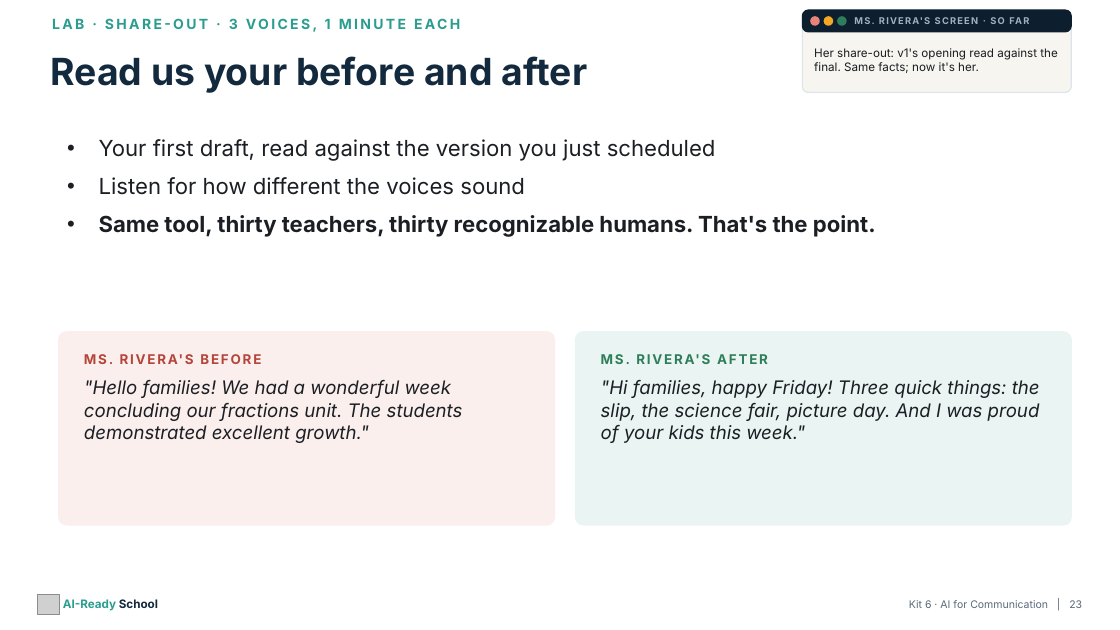
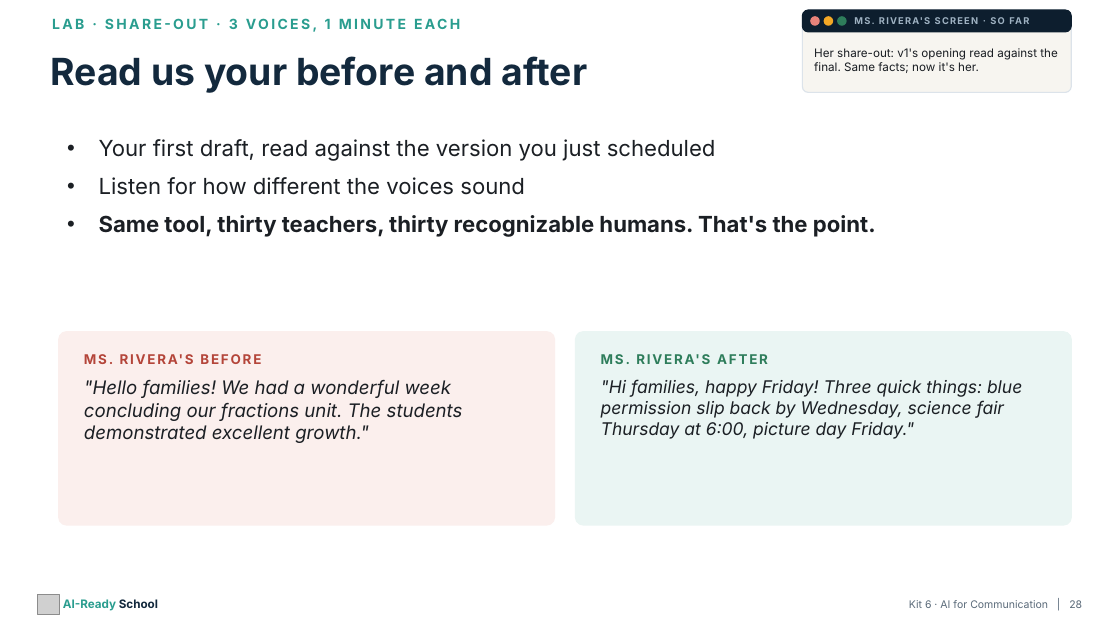
Before and after one commit to aspinozzi1/Ai-School-Ready, a slide deck: slide 28 of kits/kit06/Kit06_PresentationDeck.pptx (slide 23 before the commit). Drawn at 1120x630 pixels with LibreOffice and Linux fonts; fonts in the diff are those of the drawing; grey boxes stand for pictures. Boxes give left, top, right and bottom in pixels: in the first picture for what was removed or moved away, otherwise in the second. Text is boxed around its words. In the diff, an @@ line names an element or a change of style, - is before the commit and + after.

```diff
--- a/kits/kit06/Kit06_PresentationDeck.pptx
+++ b/kits/kit06/Kit06_PresentationDeck.pptx
@@ text at box(601, 379, 1022, 439): text changed; size 16 to 15 pt @@
-"Hi families, happy Friday! Three quick things: the slip, the science fair, picture day. And I was proud of your kids this week."
+"Hi families, happy Friday! Three quick things: blue permission slip back by Wednesday, science fair Thursday at 6:00, picture day Friday."
```
Also in this commit, not shown: 12 other slides changed, 5 slides added, 7 other files.
